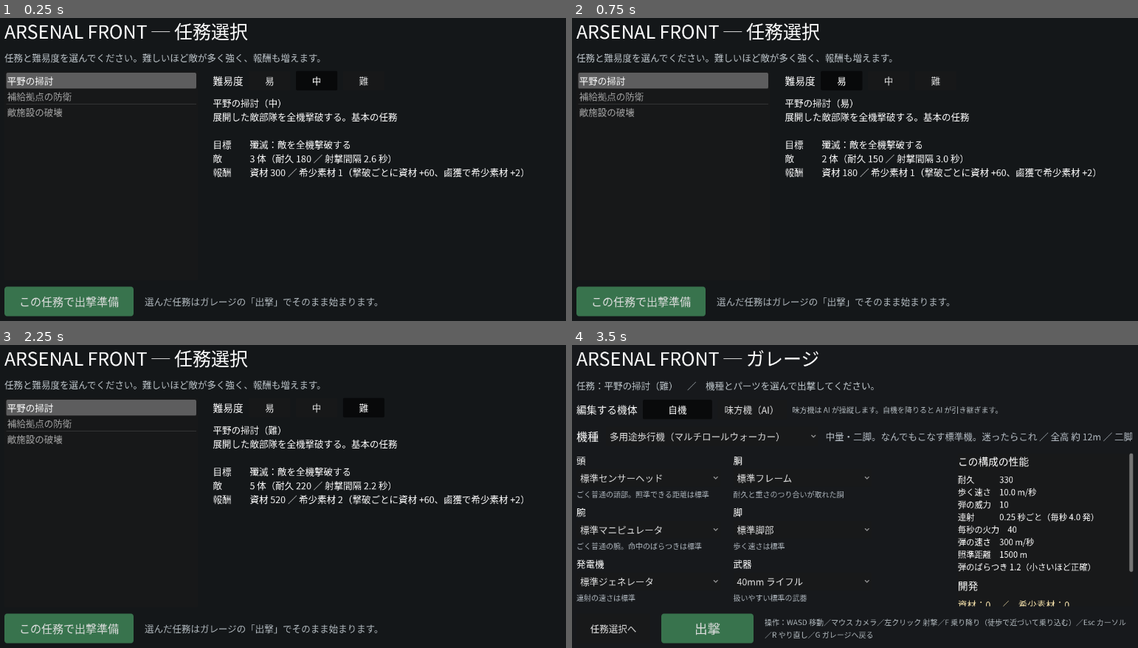
Above: before the commit, frames 1-4 (two rows, left to right).
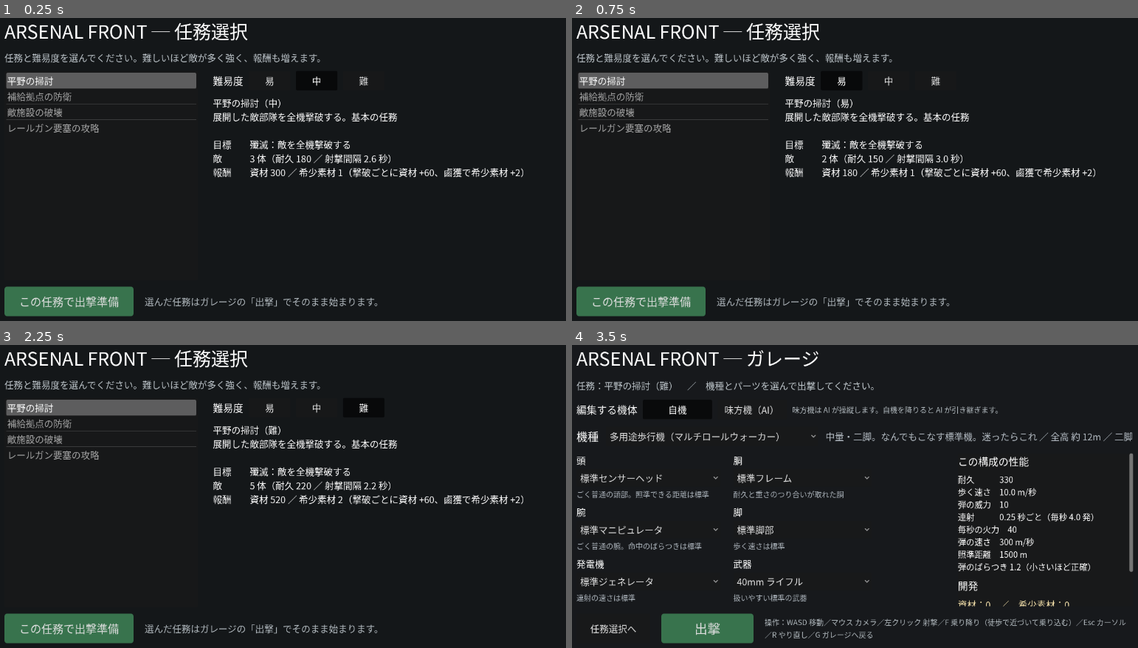
Above: after the commit, the same moments.

Repository: Sierra-117605/ARSENAL-FRONT
Game: Godot game, scene res://scenes/mission_select.tscn
The game is run twice, just before and just after one commit, with the same random seed, the same clock (stepped at 60 frames per second) and the same inputs.
Inputs:
- Up to frame 1 (0.25 s): no input
- Up to frame 2 (0.75 s): click "易" at 0.5 s
- Up to frame 3 (2.25 s): click "中" at 1.25 s; click "難" at 2 s
- Up to frame 4 (3.5 s): click "この任務で出撃準備" at 2.75 s

The runs differ from the first frame. In frame 1, 0.3% of the frame differs, in the area x 1-35%, y 33-38%; in frame 2, 0.3%; in frame 3, 0.3%; in frame 4, nothing differs.

Commit message:
N6-1: ボス戦（レールガン要塞）3段階・レールガンの遮蔽判定・専用報酬
Co-Authored-By: Claude Opus 5 <noreply@anthropic.com>

Diff:
--- a/data/missions.json
+++ b/data/missions.json
@@ -7,9 +7,30 @@
       "type": "annihilate",
       "desc": "展開した敵部隊を全機撃破する。基本の任務",
       "difficulties": {
-        "easy":   {"name": "易", "enemy_count": 2, "enemy_hp": 150, "enemy_fire_interval": 3.0, "materials": 180, "rare": 1},
-        "normal": {"name": "中", "enemy_count": 3, "enemy_hp": 180, "enemy_fire_interval": 2.6, "materials": 300, "rare": 1},
-        "hard":   {"name": "難", "enemy_count": 5, "enemy_hp": 220, "enemy_fire_interval": 2.2, "materials": 520, "rare": 2}
+        "easy": {
+          "name": "易",
+          "enemy_count": 2,
+          "enemy_hp": 150,
+          "enemy_fire_interval": 3.0,
+          "materials": 180,
+          "rare": 1
+        },
+        "normal": {
+          "name": "中",
+          "enemy_count": 3,
+          "enemy_hp": 180,
+          "enemy_fire_interval": 2.6,
+          "materials": 300,
+          "rare": 1
+        },
+        "hard": {
+          "name": "難",
+          "enemy_count": 5,
+          "enemy_hp": 220,
+          "enemy_fire_interval": 2.2,
+          "materials": 520,
+          "rare": 2
+        }
       }
     },
     {
@@ -19,9 +40,33 @@
       "desc": "制限時間まで補給拠点を守り切る。拠点が落ちたら失敗",
       "objective_hp": 400,
       "difficulties": {
-        "easy":   {"name": "易", "enemy_count": 3, "enemy_hp": 140, "enemy_fire_interval": 3.0, "time_limit": 60.0, "materials": 220, "rare": 1},
-        "normal": {"name": "中", "enemy_count": 4, "enemy_hp": 170, "enemy_fire_interval": 2.6, "time_limit": 90.0, "materials": 360, "rare": 2},
-        "hard":   {"name": "難", "enemy_count": 6, "enemy_hp": 200, "enemy_fire_interval": 2.2, "time_limit": 120.0, "materials": 600, "rare": 3}
+        "easy": {
+          "name": "易",
+          "enemy_count": 3,
+          "enemy_hp": 140,
+          "enemy_fire_interval": 3.0,
+          "time_limit": 60.0,
+          "materials": 220,
+          "rare": 1
+        },
+        "normal": {
+          "name": "中",
+          "enemy_count": 4,
+          "enemy_hp": 170,
+          "enemy_fire_interval": 2.6,
+          "time_limit": 90.0,
+          "materials": 360,
+          "rare": 2
+        },
+        "hard": {
+          "name": "難",
+          "enemy_count": 6,
+          "enemy_hp": 200,
+          "enemy_fire_interval": 2.2,
+          "time_limit": 120.0,
+          "materials": 600,
+          "rare": 3
+        }
       }
     },
     {
@@ -31,9 +76,74 @@
       "desc": "制限時間内に敵の施設を破壊する。守りは固い",
       "objective_hp": 900,
       "difficulties": {
-        "easy":   {"name": "易", "enemy_count": 2, "enemy_hp": 150, "enemy_fire_interval": 3.0, "time_limit": 90.0, "materials": 240, "rare": 1},
-        "normal": {"name": "中", "enemy_count": 3, "enemy_hp": 180, "enemy_fire_interval": 2.6, "time_limit": 75.0, "materials": 400, "rare": 2},
-        "hard":   {"name": "難", "enemy_count": 4, "enemy_hp": 210, "enemy_fire_interval": 2.2, "time_limit": 60.0, "materials": 680, "rare": 3}
+        "easy": {
+          "name": "易",
+          "enemy_count": 2,
+          "enemy_hp": 150,
+          "enemy_fire_interval": 3.0,
+          "time_limit": 90.0,
+          "materials": 240,
+          "rare": 1
+        },
+        "normal": {
+          "name": "中",
+          "enemy_count": 3,
+          "enemy_hp": 180,
+          "enemy_fire_interval": 2.6,
+          "time_limit": 75.0,
+          "materials": 400,
+          "rare": 2
+        },
+        "hard": {
+          "name": "難",
+          "enemy_count": 4,
+          "enemy_hp": 210,
+          "enemy_fire_interval": 2.2,
+          "time_limit": 60.0,
+          "materials": 680,
+          "rare": 3
+        }
+      }
+    },
+    {
+      "id": "railgun_fortress",
+      "name": "レールガン要塞の攻略",
+      "type": "boss",
+      "desc": "超長距離砲の要塞を攻略する。迎撃砲台 → 発電施設 → 砲身と中枢の順に破壊する。レールガンの予兆が出たら物陰に隠れること",
+      "difficulties": {
+        "easy": {
+          "name": "易",
+          "enemy_count": 2,
+          "enemy_hp": 150,
+          "enemy_fire_interval": 3.0,
+          "time_limit": 0.0,
+          "materials": 700,
+          "rare": 3,
+          "railgun_interval": 26.0,
+          "railgun_damage": 90
+        },
+        "normal": {
+          "name": "中",
+          "enemy_count": 3,
+          "enemy_hp": 180,
+          "enemy_fire_interval": 2.6,
+          "time_limit": 0.0,
+          "materials": 1000,
+          "rare": 4,
+          "railgun_interval": 22.0,
+          "railgun_damage": 120
+        },
+        "hard": {
+          "name": "難",
+          "enemy_count": 5,
+          "enemy_hp": 210,
+          "enemy_fire_interval": 2.2,
+          "time_limit": 0.0,
+          "materials": 1500,
+          "rare": 6,
+          "railgun_interval": 18.0,
+          "railgun_damage": 160
+        }
       }
     }
   ]
--- /dev/null
+++ b/scenes/boss_fortress.tscn
@@ -0,0 +1,111 @@
+[gd_scene load_steps=6 format=3]
+
+[ext_resource type="Script" path="res://scripts/action/boss_fortress.gd" id="1_boss"]
+[ext_resource type="PackedScene" path="res://scenes/boss_part.tscn" id="2_part"]
+
+[sub_resource type="StandardMaterial3D" id="Mat_base"]
+albedo_color = Color(0.3, 0.31, 0.3, 1)
+roughness = 0.95
+
+[sub_resource type="BoxMesh" id="Mesh_base"]
+size = Vector3(200, 24, 140)
+
+[sub_resource type="BoxShape3D" id="Shape_base"]
+size = Vector3(200, 24, 140)
+
+[node name="BossFortress" type="Node3D"]
+script = ExtResource("1_boss")
+
+[node name="Base" type="StaticBody3D" parent="."]
+
+[node name="Mesh" type="MeshInstance3D" parent="Base"]
+transform = Transform3D(1, 0, 0, 0, 1, 0, 0, 0, 1, 0, 12, 0)
+mesh = SubResource("Mesh_base")
+surface_material_override/0 = SubResource("Mat_base")
+
+[node name="Collision" type="CollisionShape3D" parent="Base"]
+transform = Transform3D(1, 0, 0, 0, 1, 0, 0, 0, 1, 0, 12, 0)
+shape = SubResource("Shape_base")
+
+[node name="RailgunMuzzle" type="Marker3D" parent="."]
+transform = Transform3D(1, 0, 0, 0, 1, 0, 0, 0, 1, 0, 60, 60)
+
+[node name="Turret1" parent="." instance=ExtResource("2_part")]
+transform = Transform3D(1.0, 0, 0, 0, 1.0, 0, 0, 0, 1.0, -70, 28, 55)
+pilotable_id = "turret1"
+max_hp = 180
+team = "enemy"
+stage = 1
+part_label = "迎撃砲台1"
+can_shoot = true
+intact_color = Color(0.5, 0.42, 0.35, 1)
+
+[node name="Turret2" parent="." instance=ExtResource("2_part")]
+transform = Transform3D(1.0, 0, 0, 0, 1.0, 0, 0, 0, 1.0, -25, 28, 62)
+pilotable_id = "turret2"
+max_hp = 180
+team = "enemy"
+stage = 1
+part_label = "迎撃砲台2"
+can_shoot = true
+intact_color = Color(0.5, 0.42, 0.35, 1)
+
+[node name="Turret3" parent="." instance=ExtResource("2_part")]
+transform = Transform3D(1.0, 0, 0, 0, 1.0, 0, 0, 0, 1.0, 25, 28, 62)
+pilotable_id = "turret3"
+max_hp = 180
+team = "enemy"
+stage = 1
+part_label = "迎撃砲台3"
+can_shoot = true
+intact_color = Color(0.5, 0.42, 0.35, 1)
+
+[node name="Turret4" parent="." instance=ExtResource("2_part")]
+transform = Transform3D(1.0, 0, 0, 0, 1.0, 0, 0, 0, 1.0, 70, 28, 55)
+pilotable_id = "turret4"
+max_hp = 180
+team = "enemy"
+stage = 1
+part_label = "迎撃砲台4"
+can_shoot = true
+intact_color = Color(0.5, 0.42, 0.35, 1)
+
+[node name="Generator1" parent="." instance=ExtResource("2_part")]
+transform = Transform3D(1.6, 0, 0, 0, 1.6, 0, 0, 0, 1.6, -55, 30, 0)
+pilotable_id = "generator1"
+max_hp = 320
+team = "enemy"
+stage = 2
+part_label = "発電施設1"
+can_shoot = false
+intact_color = Color(0.35, 0.5, 0.42, 1)
+
+[node name="Generator2" parent="." instance=ExtResource("2_part")]
+transform = Transform3D(1.6, 0, 0, 0, 1.6, 0, 0, 0, 1.6, 55, 30, 0)
+pilotable_id = "generator2"
+max_hp = 320
+team = "enemy"
+stage = 2
+part_label = "発電施設2"
+can_shoot = false
+intact_color = Color(0.35, 0.5, 0.42, 1)
+
+[node name="Barrel" parent="." instance=ExtResource("2_part")]
+transform = Transform3D(2.2, 0, 0, 0, 1.2, 0, 0, 0, 6.0, 0, 46, -20)
+pilotable_id = "barrel"
+max_hp = 420
+team = "enemy"
+stage = 3
+part_label = "レールガン砲身"
+can_shoot = false
+intact_color = Color(0.45, 0.45, 0.5, 1)
+
+[node name="Core" parent="." instance=ExtResource("2_part")]
+transform = Transform3D(1.8, 0, 0, 0, 1.8, 0, 0, 0, 1.8, 0, 26, -52)
+pilotable_id = "core"
+max_hp = 520
+team = "enemy"
+stage = 3
+part_label = "中枢"
+can_shoot = true
+intact_color = Color(0.6, 0.35, 0.3, 1)
--- /dev/null
+++ b/scenes/boss_part.tscn
@@ -0,0 +1,29 @@
+[gd_scene load_steps=4 format=3]
+
+[ext_resource type="Script" path="res://scripts/action/boss_part.gd" id="1_part"]
+[ext_resource type="Script" path="res://scripts/action/weapon.gd" id="2_weapon"]
+
+[sub_resource type="BoxMesh" id="Mesh_part"]
+size = Vector3(10, 10, 10)
+
+[sub_resource type="BoxShape3D" id="Shape_part"]
+size = Vector3(10, 10, 10)
+
+[node name="BossPart" type="CharacterBody3D"]
+script = ExtResource("1_part")
+pilotable_id = "boss_part"
+max_hp = 200
+team = "enemy"
+
+[node name="Mesh" type="MeshInstance3D" parent="."]
+mesh = SubResource("Mesh_part")
+
+[node name="Collision" type="CollisionShape3D" parent="."]
+shape = SubResource("Shape_part")
+
+[node name="Weapon" type="Marker3D" parent="."]
+transform = Transform3D(1, 0, 0, 0, 1, 0, 0, 0, 1, 0, 0, -6)
+script = ExtResource("2_weapon")
+damage = 12
+bullet_speed = 260.0
+spread = 1.5
--- a/scripts/action/battle.gd
+++ b/scripts/action/battle.gd
@@ -13,6 +13,10 @@
 var mission: Dictionary = {}
 ## 守る拠点／壊す目標（任務によって使う）
 var objective: Pilotable = null
+## ボス（要塞）。ボス任務のときだけ出す
+var boss: BossFortress = null
+## ボスを置く場所（自機から見て正面の奥）
+const BOSS_POSITION := Vector3(0, 0, -260)
 ## 残り時間（秒。0 以下なら制限なし）
 var time_left: float = 0.0
 
@@ -121,6 +125,7 @@
 	rare_for_win = int(mission.get("rare", 1))
 	_setup_enemies()
 	_setup_objective()
+	_setup_boss()
 
 
 ## 敵の数と強さを任務に合わせる
@@ -168,7 +173,8 @@
 		return
 	objective = node as Pilotable
 	var kind := str(mission.get("type", "annihilate"))
-	if kind == "annihilate" or objective == null:
+	# 拠点や目標を使わない任務（殲滅・ボス）では建物ごと消す
+	if objective == null or kind == "annihilate" or kind == "boss" or int(mission.get("objective_hp", 0)) <= 0:
 		node.queue_free()
 		objective = null
 		return
@@ -180,6 +186,19 @@
 	objective.destroyed.connect(_on_objective_destroyed)
 	GameLog.write("開始", "%s（耐久 %d）" % [
 		"守る拠点" if kind == "defend" else "破壊目標", objective.max_hp])
+
+
+## ボス任務のときだけ要塞を出す
+func _setup_boss() -> void:
+	if str(mission.get("type", "")) != "boss":
+		return
+	var scene: PackedScene = load("res://scenes/boss_fortress.tscn")
+	boss = scene.instantiate()
+	boss.railgun_interval = float(mission.get("railgun_interval", 22.0))
+	boss.railgun_damage = int(mission.get("railgun_damage", 120))
+	add_child(boss)
+	boss.position = BOSS_POSITION
+	boss.fortress_destroyed.connect(func(): _finish("win"))
 
 
 ## 拠点／目標が壊れた時
--- /dev/null
+++ b/scripts/action/boss_fortress.gd
@@ -0,0 +1,135 @@
+class_name BossFortress
+extends Node3D
+## レールガン要塞（SPEC §0.8）。3 段階で戦う。
+##   段階1：迎撃砲台をすべて壊す
+##   段階2：発電施設を壊して防御を落とす
+##   段階3：露出した砲身と中枢を壊せば勝利
+## 一定時間ごとにレールガンが発射され、プレイヤーも狙われる（物陰に隠れる必要がある）。
+
+## レールガンの発射間隔（秒）
+@export var railgun_interval: float = 22.0
+## 発射までの予兆の長さ（秒）
+@export var warning_time: float = 4.0
+## レールガンの威力（物陰にいなければこれだけ受ける）
+@export var railgun_damage: int = 120
+
+## 今の段階（1〜3）。すべて壊すと 4（撃破）
+var stage: int = 1
+## 次の発射までの残り時間
+var railgun_timer: float = 0.0
+## 予兆が出ているか
+var warning: bool = false
+
+## 段階が進んだ時に知らせる
+signal stage_changed(stage: int)
+## 要塞を破壊した時に知らせる
+signal fortress_destroyed
+## レールガンの予兆が始まった／発射した時に知らせる
+signal railgun_warning
+signal railgun_fired
+
+
+func _ready() -> void:
+	railgun_timer = railgun_interval
+	for part in parts():
+		part.destroyed.connect(_on_part_destroyed.bind(part))
+	_activate_stage(1)
+
+
+func _physics_process(delta: float) -> void:
+	if stage > 3:
+		return
+	railgun_timer -= delta
+	if not warning and railgun_timer <= warning_time:
+		warning = true
+		GameLog.write("ボス", "レールガンの発射予兆")
+		railgun_warning.emit()
+	if railgun_timer <= 0.0:
+		_fire_railgun()
+		railgun_timer = railgun_interval
+		warning = false
+
+
+## この要塞の部位をすべて返す
+func parts() -> Array[BossPart]:
+	var list: Array[BossPart] = []
+	_collect_parts(self, list)
+	return list
+
+
+func _collect_parts(node: Node, list: Array[BossPart]) -> void:
+	for child in node.get_children():
+		if child is BossPart:
+			list.append(child)
+		_collect_parts(child, list)
+
+
+## その段階の部位だけを返す
+func parts_of_stage(target_stage: int) -> Array[BossPart]:
+	var list: Array[BossPart] = []
+	for part in parts():
+		if part.stage == target_stage:
+			list.append(part)
+	return list
+
+
+## その段階の部位が全部壊れたか
+func stage_cleared(target_stage: int) -> bool:
+	for part in parts_of_stage(target_stage):
+		if part.is_alive():
+			return false
+	return true
+
+
+## 今の段階の部位だけ攻撃を受け付けるようにする
+func _activate_stage(new_stage: int) -> void:
+	stage = new_stage
+	for part in parts_of_stage(new_stage):
+		part.activate()
+	GameLog.write("ボス", "段階 %d：%s" % [new_stage, {
+		1: "迎撃砲台を破壊せよ",
+		2: "発電施設を破壊せよ",
+		3: "砲身と中枢を破壊せよ",
+	}.get(new_stage, "")])
+	stage_changed.emit(new_stage)
+
+
+func _on_part_destroyed(part: BossPart) -> void:
+	GameLog.write("ボス", "%s を破壊" % part.part_label)
+	if not stage_cleared(stage):
+		return
+	if stage >= 3:
+		stage = 4
+		GameLog.write("ボス", "要塞を撃破した")
+		fortress_destroyed.emit()
+		return
+	# 次の段階へ（防御が落ちて、レールガンの間隔も縮まる）
+	railgun_interval = maxf(railgun_interval - 5.0, 10.0)
+	_activate_stage(stage + 1)
+
+
+## レールガン発射：物陰に隠れていない自軍機に大ダメージ
+func _fire_railgun() -> void:
+	railgun_fired.emit()
+	GameLog.write("ボス", "レールガン発射")
+	var muzzle: Node3D = get_node_or_null("RailgunMuzzle")
+	var from: Vector3 = muzzle.global_position if muzzle != null else global_position
+	# 自分（要塞）の部位は遮蔽に数えない
+	var ignore: Array[RID] = []
+	for part in parts():
+		ignore.append(part.get_rid())
+	var base: CollisionObject3D = get_node_or_null("Base")
+	if base != null:
+		ignore.append(base.get_rid())
+	for node in get_tree().get_nodes_in_group("team_player"):
+		var target := node as Pilotable
+		if target == null or not target.is_alive() or not target.visible:
+			continue
+		var aim := target.global_position + Vector3(0, 4, 0)
+		var query := PhysicsRayQueryParameters3D.create(from, aim)
+		query.exclude = ignore
+		var hit := get_world_3d().direct_space_state.intersect_ray(query)
+		# 間に何も無ければ直撃（物陰にいれば助かる）
+		if hit.is_empty() or hit["collider"] == target:
+			target.take_hit(railgun_damage)
+			GameLog.write("ボス", "%s にレールガンが直撃（-%d）" % [target.name, railgun_damage])
--- /dev/null
+++ b/scripts/action/boss_part.gd
@@ -0,0 +1,101 @@
+class_name BossPart
+extends Pilotable
+## ボス（レールガン要塞）の部位（SPEC §0.8）。
+## 迎撃砲台・発電施設・砲身・中枢など、壊せる部分それぞれがこれになる。
+
+## この部位が属する段階（1=迎撃砲台 / 2=発電施設 / 3=砲身・中枢）
+@export var stage: int = 1
+## 画面に出す部位名
+@export var part_label: String = ""
+## 壊れる前の色
+@export var intact_color: Color = Color(0.45, 0.45, 0.42)
+## 壊れた後の色
+@export var broken_color: Color = Color(0.12, 0.1, 0.1)
+## この部位が撃ってくるか（迎撃砲台は撃つ、発電施設は撃たない）
+@export var can_shoot: bool = false
+## 撃つ間隔（秒）
+@export var fire_interval: float = 2.4
+## 有効射程（メートル）
+@export var fire_range: float = 260.0
+
+@onready var weapon: Weapon = get_node_or_null("Weapon")
+var material: StandardMaterial3D
+## まだ自分の段階が来ていない間は無敵（順番に壊させるため）
+var active: bool = false
+
+
+func _ready() -> void:
+	super._ready()
+	material = StandardMaterial3D.new()
+	var mesh: MeshInstance3D = get_node_or_null("Mesh")
+	if mesh != null:
+		mesh.material_override = material
+	_update_color()
+	damaged.connect(func(_hp, _max): _update_color())
+	if weapon != null:
+		weapon.fire_interval = fire_interval
+
+
+func _physics_process(_delta: float) -> void:
+	# 迎撃砲台は、射程内の自軍機を撃つ
+	if not can_shoot or not is_alive() or weapon == null:
+		return
+	var prey := _nearest_target()
+	if prey == null:
+		return
+	var distance := global_position.distance_to(prey.global_position)
+	if distance <= fire_range:
+		weapon.try_fire(prey.global_position + Vector3(0, 4, 0), self)
+
+
+## いちばん近い自軍機（プレイヤー側）を探す
+func _nearest_target() -> Pilotable:
+	var nearest: Pilotable = null
+	var nearest_distance := INF
+	for node in get_tree().get_nodes_in_group("team_player"):
+		var other := node as Pilotable
+		if other == null or not other.is_alive() or not other.visible:
+			continue
+		var distance := global_position.distance_to(other.global_position)
+		if distance < nearest_distance:
+			nearest = other
+			nearest_distance = distance
+	return nearest
+
+
+## その段階になるまでは攻撃を受け付けない（装甲に覆われている扱い）
+func take_hit(damage: int) -> void:
+	if not active:
+		return
+	super.take_hit(damage)
+
+
+func take_hit_at_shape(damage: int, shape_index: int) -> void:
+	if not active:
+		return
+	super.take_hit_at_shape(damage, shape_index)
+
+
+## 段階が来たら攻撃を受け付けるようにする
+func activate() -> void:
+	active = true
+	_update_color()
+
+
+func _update_color() -> void:
+	if material == null:
+		return
+	if not is_alive():
+		material.albedo_color = broken_color
+		return
+	if not active:
+		# まだ攻撃できない部位は暗く表示する
+		material.albedo_color = intact_color.darkened(0.45)
+		return
+	var ratio := float(hp) / float(maxi(max_hp, 1))
+	material.albedo_color = Color(0.85, 0.3, 0.25).lerp(intact_color, ratio)
+
+
+## 建物なので操縦入力は無視する
+func apply_control(_new_control: Dictionary) -> void:
+	pass
--- a/scripts/action/mission_hud.gd
+++ b/scripts/action/mission_hud.gd
@@ -37,10 +37,25 @@
 	if battle.objective != null and is_instance_valid(battle.objective):
 		var kind := "拠点" if str(battle.mission.get("type", "")) == "defend" else "目標"
 		parts.append("%s 耐久 %d / %d" % [kind, battle.objective.hp, battle.objective.max_hp])
+	# ボス戦では段階と残りの部位数を出す
+	var boss: BossFortress = battle.boss
+	if boss != null and is_instance_valid(boss):
+		var stage_name: String = {
+			1: "迎撃砲台", 2: "発電施設", 3: "砲身・中枢",
+		}.get(boss.stage, "撃破")
+		var alive := 0
+		for part in boss.parts_of_stage(boss.stage):
+			if part.is_alive():
+				alive += 1
+		parts.append("段階 %d：%s 残り %d" % [boss.stage, stage_name, alive])
+		if boss.warning:
+			parts.append("レールガン発射まもなく！物陰へ")
 	parts.append("敵 残り %d 体" % battle.alive_enemy_count())
 	status.text = "　／　".join(parts)
 	# 残り時間が少ない・拠点が危ない時は赤くする
 	var danger := battle.time_left > 0.0 and battle.time_left < 15.0
+	if battle.boss != null and is_instance_valid(battle.boss):
+		danger = danger or battle.boss.warning
 	if battle.objective != null and is_instance_valid(battle.objective):
 		danger = danger or float(battle.objective.hp) / float(maxi(battle.objective.max_hp, 1)) < 0.3
 	status.add_theme_color_override("font_color", Color(1, 0.45, 0.4) if danger else Color(0.9, 0.92, 0.9))
--- a/scripts/action/missions.gd
+++ b/scripts/action/missions.gd
@@ -55,6 +55,8 @@
 		"time_limit": float(level.get("time_limit", 0.0)),
 		"materials": int(level.get("materials", 300)),
 		"rare": int(level.get("rare", 1)),
+		"railgun_interval": float(level.get("railgun_interval", 22.0)),
+		"railgun_damage": int(level.get("railgun_damage", 120)),
 	}
 
 
--- a/tests/test_n5_1_missions.gd
+++ b/tests/test_n5_1_missions.gd
@@ -2,7 +2,7 @@
 ## N5-1 の確認：任務データと勝敗条件（SPEC §0.14）。
 ##
 ## 確かめること：
-##  1. 任務が 3 種類あり、それぞれ易・中・難の設定を持つ
+##  1. 任務が 4 種類あり（殲滅・防衛・破壊・ボス）、それぞれ易・中・難の設定を持つ
 ##  2. 難易度を上げると敵が増え、強くなり、報酬も増える
 ##  3. 殲滅：敵を全滅させたら勝ち
 ##  4. 防衛：拠点が壊れたら負け／守り切れば（時間切れ）勝ち
@@ -31,7 +31,7 @@
 
 ## 1・2：データの確認
 func _check_data() -> void:
-	_report(MissionData.all().size() == 3, "任務が 3 種類ある (%d)" % MissionData.all().size())
+	_report(MissionData.all().size() == 4, "任務が 4 種類ある（殲滅・防衛・破壊・ボス）(%d)" % MissionData.all().size())
 	var easy := MissionData.setup("sweep_plain", "easy")
 	var hard := MissionData.setup("sweep_plain", "hard")
 	_report(int(hard["enemy_count"]) > int(easy["enemy_count"])
--- /dev/null
+++ b/tests/test_n6_1_boss.gd
@@ -0,0 +1,144 @@
+extends SceneTree
+## ボス戦（レールガン要塞）の確認（SPEC §0.8）。
+##
+## 確かめること：
+##  1. ボス任務を選ぶと要塞が戦場に出る（迎撃砲台・発電施設・砲身・中枢）
+##  2. 最初は段階1。段階2・3の部位は攻撃を受け付けない（順番に壊させる）
+##  3. 迎撃砲台を全部壊すと段階2へ進み、発電施設が攻撃できるようになる
+##  4. 発電施設を全部壊すと段階3へ進み、砲身と中枢が攻撃できるようになる
+##  5. 砲身と中枢を壊すと勝利になる
+##  6. レールガンは予兆のあと発射され、遮蔽物が無いと大ダメージを受ける
+##  7. 段階が進むとレールガンの間隔が短くなる
+##
+## 実行：Godot_console.exe --headless --path . --script res://tests/test_n6_1_boss.gd
+
+var field: Node
+var battle: Node
+var boss: BossFortress
+var frame := 0
+var failed := false
+var mission_before := ""
+var progress_before := ""
+var stage_events: Array[int] = []
+
+
+func _initialize() -> void:
+	mission_before = _read(MissionData.CHOICE_PATH)
+	progress_before = _read(ProgressStore.PATH)
+	MissionData.save_choice("railgun_fortress", "normal")
+	field = load("res://scenes/field_3d.tscn").instantiate()
+	root.add_child(field)
+	battle = field
+	(field.get_node("Robot") as Robot).use_saved_loadout = false
+
+
+
+func _physics_process(_delta: float) -> bool:
+	frame += 1
+	if frame > 900:
+		_report(false, "進まなくなった（打ち切り）")
+		_restore()
+		print("RESULT: FAIL")
+		return true
+	match frame:
+		10:
+			# 戦場の初期化が終わってから参照を取る
+			boss = battle.boss
+			if boss != null:
+				boss.stage_changed.connect(func(s: int): stage_events.append(s))
+			_report(boss != null, "ボス任務で要塞が出る")
+			if boss == null:
+				_restore()
+				print("RESULT: FAIL")
+				return true
+			_report(boss.parts_of_stage(1).size() == 4, "迎撃砲台が 4 基ある (%d)" % boss.parts_of_stage(1).size())
+			_report(boss.parts_of_stage(2).size() == 2, "発電施設が 2 基ある (%d)" % boss.parts_of_stage(2).size())
+			_report(boss.parts_of_stage(3).size() == 2, "砲身と中枢がある (%d)" % boss.parts_of_stage(3).size())
+			_report(boss.stage == 1, "最初は段階 1")
+			# 2：段階2の部位はまだ攻撃を受け付けない
+			var generator := boss.parts_of_stage(2)[0]
+			var before := generator.hp
+			generator.take_hit(1000)
+			_report(generator.hp == before, "段階が来ていない部位は攻撃を受け付けない（耐久 %d のまま）" % generator.hp)
+		20:
+			# 3：迎撃砲台を全部壊す
+			for part in boss.parts_of_stage(1):
+				part.take_hit(100000)
+		25:
+			_report(boss.stage == 2, "迎撃砲台を全滅させると段階 2 へ (%d)" % boss.stage)
+			var generator := boss.parts_of_stage(2)[0]
+			var before := generator.hp
+			generator.take_hit(50)
+			_report(generator.hp < before, "段階 2 の発電施設が攻撃できるようになる (%d → %d)" % [before, generator.hp])
+			set_meta("interval_stage2", boss.railgun_interval)
+			for part in boss.parts_of_stage(2):
+				part.take_hit(100000)
+		30:
+			_report(boss.stage == 3, "発電施設を全滅させると段階 3 へ (%d)" % boss.stage)
+			_report(boss.railgun_interval < 22.0, "段階が進むとレールガンの間隔が短くなる (%.0f 秒)" % boss.railgun_interval)
+			var core := boss.parts_of_stage(3)[1]
+			var before := core.hp
+			core.take_hit(50)
+			_report(core.hp < before, "段階 3 の中枢が攻撃できるようになる (%d → %d)" % [before, core.hp])
+			# 6：レールガンの直撃を確かめる（遮蔽なし）
+			var robot: Robot = field.get_node("Robot")
+			# 物陰の無い開けた場所に立たせる（遮蔽の有無を確かめるため）
+			robot.global_position = boss.global_position + Vector3(90, 0, 200)
+			set_meta("hp_before", robot.hp)
+			boss.railgun_timer = 0.05
+		40:
+			var robot: Robot = field.get_node("Robot")
+			_report(robot.hp < int(get_meta("hp_before")),
+				"遮蔽が無いとレールガンが直撃する (%d → %d)" % [get_meta("hp_before"), robot.hp])
+			# 遮蔽物（壁）の裏に入れば当たらない
+			var wall := StaticBody3D.new()
+			var shape := CollisionShape3D.new()
+			var box := BoxShape3D.new()
+			box.size = Vector3(60, 40, 6)
+			shape.shape = box
+			wall.add_child(shape)
+			field.add_child(wall)
+			wall.position = robot.global_position + Vector3(0, 20, -20)
+			set_meta("hp_before2", robot.hp)
+			boss.railgun_timer = 0.05
+		50:
+			var robot: Robot = field.get_node("Robot")
+			_report(robot.hp == int(get_meta("hp_before2")),
+				"物陰に隠れていればレールガンは当たらない (%d のまま)" % robot.hp)
+			# 5：砲身と中枢を壊して勝利
+			for part in boss.parts_of_stage(3):
+				part.take_hit(100000)
+		55:
+			_report(battle.outcome == "win", "砲身と中枢を壊すと勝利 (%s)" % battle.outcome)
+			# 段階1の通知は戦場の初期化時（テストが見る前）に出るので、記録は 2→3 になる
+			_report(stage_events == [2, 3], "段階が 2 → 3 と進んだ (%s)" % [stage_events])
+			_report(battle.earned_materials >= 1000, "ボスの報酬が入る（資材 %d／希少素材 %d）" % [
+				battle.earned_materials, battle.earned_rare])
+			_restore()
+			print("RESULT: ", "FAIL" if failed else "PASS")
+			return true
+	return false
+
+
+func _read(path: String) -> String:
+	return FileAccess.get_file_as_string(path) if FileAccess.file_exists(path) else ""
+
+
+func _restore() -> void:
+	_write_or_delete(MissionData.CHOICE_PATH, mission_before)
+	_write_or_delete(ProgressStore.PATH, progress_before)
+
+
+func _write_or_delete(path: String, content: String) -> void:
+	if content != "":
+		var f := FileAccess.open(path, FileAccess.WRITE)
+		if f != null:
+			f.store_string(content)
+	elif FileAccess.file_exists(path):
+		DirAccess.remove_absolute(ProjectSettings.globalize_path(path))
+
+
+func _report(ok: bool, msg: String) -> void:
+	print("[", "OK" if ok else "NG", "] ", msg)
+	if not ok:
+		failed = true
Not shown, added: scripts/action/boss_fortress.gd.uid
Not shown, added: scripts/action/boss_part.gd.uid
Not shown, added: tests/test_n6_1_boss.gd.uid
Not shown, changed: SPEC.md
Not shown, changed: TODO.md
